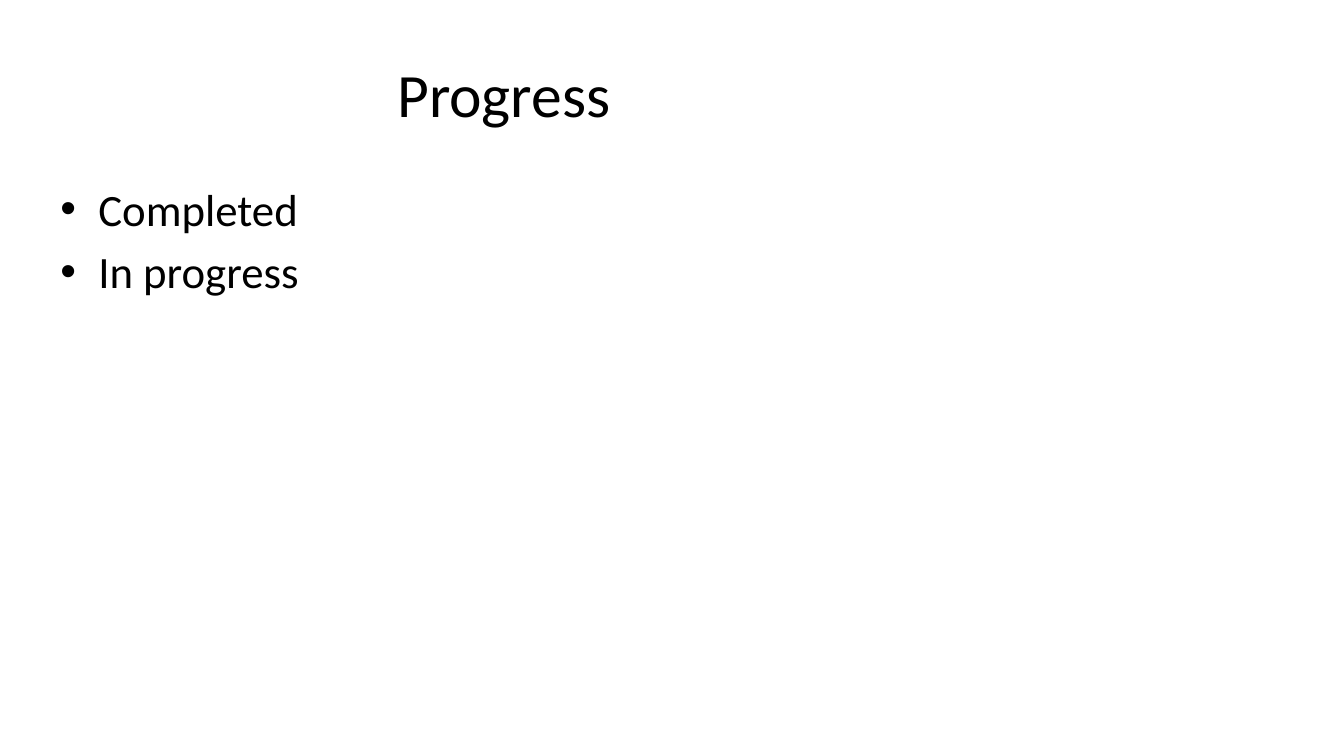
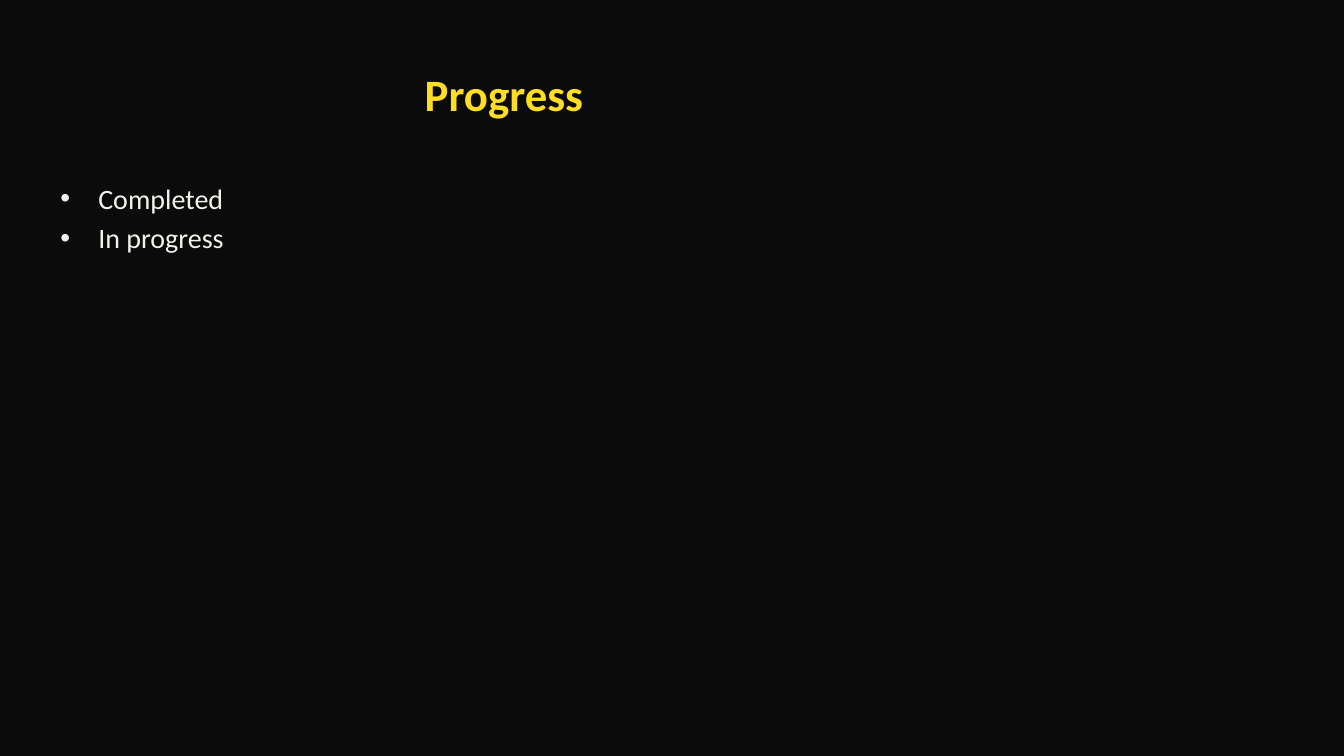
Before and after one commit to Thatweirdguy1/Drunk-Peanuts, a slide deck: slide 2 of assets/templates/Project update.pptx. Drawn at 1344x756 pixels with LibreOffice and Linux fonts; fonts in the diff are those of the drawing. Boxes give left, top, right and bottom in pixels: in the first picture for what was removed or moved away, otherwise in the second. Text is boxed around its words. In the diff, an @@ line names an element or a change of style, - is before the commit and + after.

```diff
--- a/assets/templates/Project update.pptx
+++ b/assets/templates/Project update.pptx
@@ background #FFFFFF to #0B0B0B @@
@@ title "Progress" at box(425, 82, 583, 119): size 44 to 32 pt, text colour #000000 to #FFDD22, bold on @@
@@ text "Completed" at box(98, 189, 223, 253): size 32 to 20 pt, text colour #000000 to #F2F2ED; less space between paragraphs @@
```
Also in this commit, not shown: 3 other slides changed, 23 other files.
